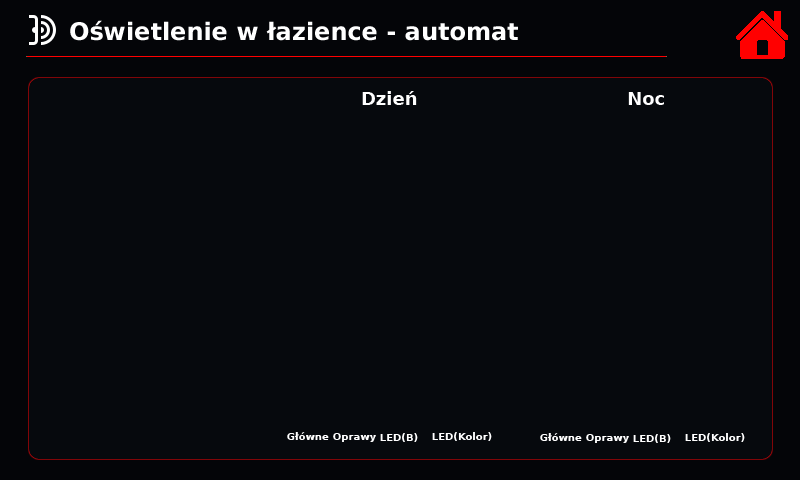
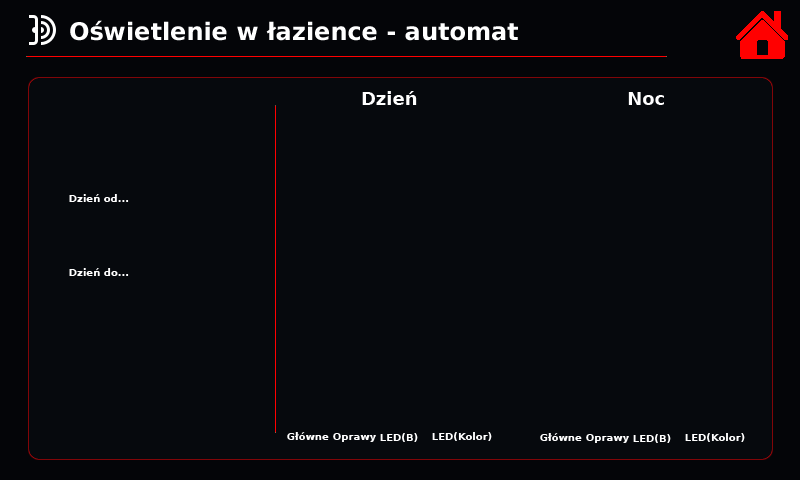
Comparing the layer stacks of the two 800×480 images. Changes:
added layer "Dzień od..." above "Dzień do..." over [69, 268, 129, 276]
added layer "Dzień do..." above "Shape 7" over [69, 194, 129, 202]
added layer "Shape 7" (2nd of 2) above "Motiom sensor" over [275, 105, 276, 433]
